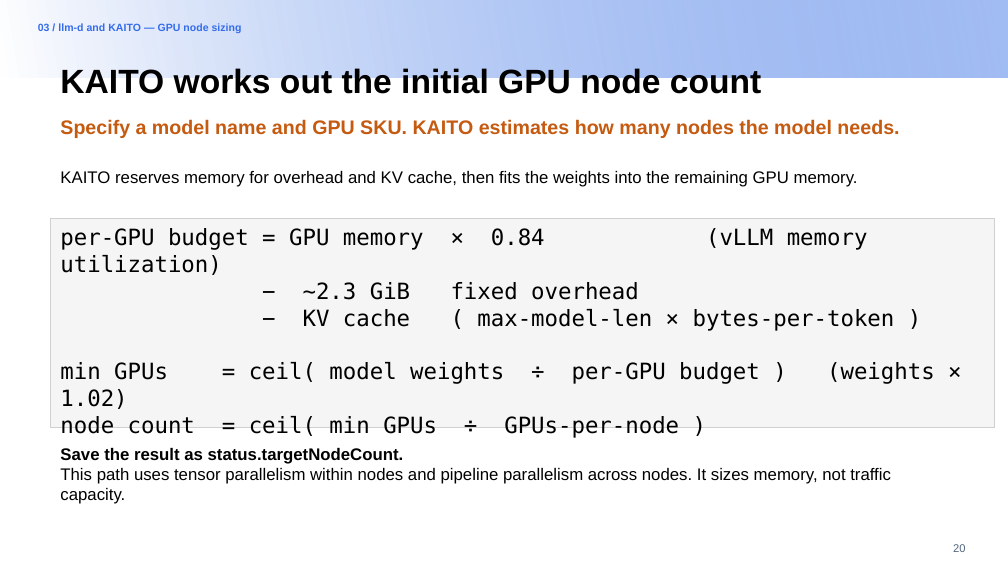
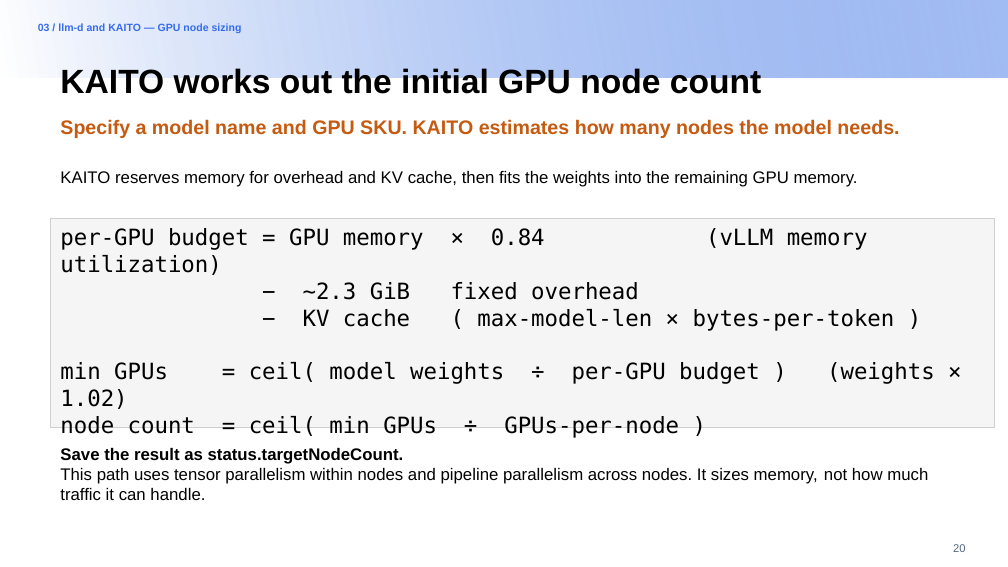
Before and after one commit to andyzhangx/demo, a slide deck: slide 20 of llm/pd-disaggregation/kubecon-na-2026-pd-disaggregation-kaito-llmd.pptx. Drawn at 1008x567 pixels with LibreOffice and Linux fonts; fonts in the diff are those of the drawing; background and template pictures are left out. Boxes give left, top, right and bottom in pixels: in the first picture for what was removed or moved away, otherwise in the second. Text is boxed around its words. In the diff, an @@ line names an element or a change of style, - is before the commit and + after.

```diff
--- a/llm/pd-disaggregation/kubecon-na-2026-pd-disaggregation-kaito-llmd.pptx
+++ b/llm/pd-disaggregation/kubecon-na-2026-pd-disaggregation-kaito-llmd.pptx
@@ text at (60, 468, 928, 500): text changed @@
-This path uses tensor parallelism within nodes and pipeline parallelism across nodes. It sizes memory, not traffic capacity.
+This path uses tensor parallelism within nodes and pipeline parallelism across nodes. It sizes memory, not how much traffic it can handle.
```
Also in this commit, not shown: 4 other slides changed.
